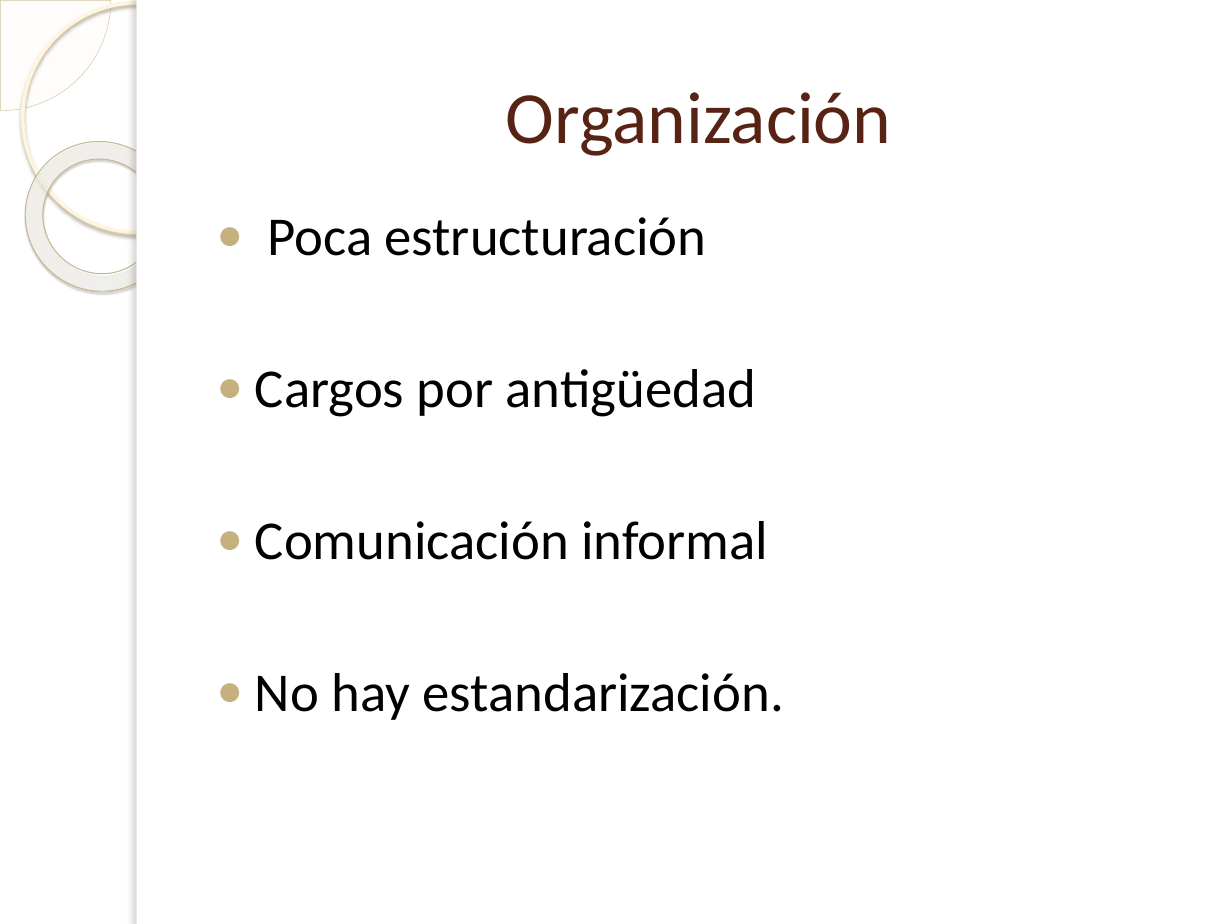
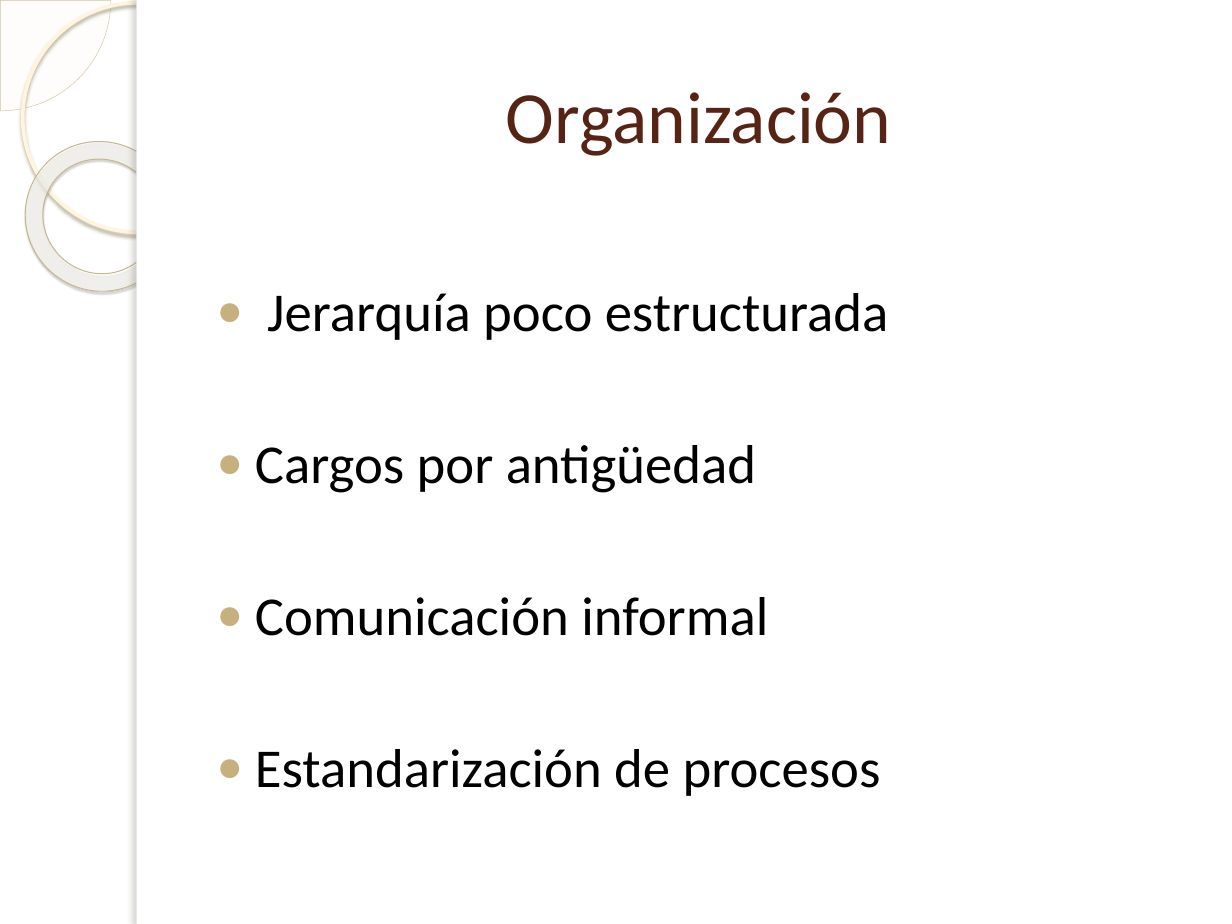
Before and after one commit to Bloodclot24/empresitas, a slide deck: slide 11 of Presentacion/Presentacion.ppsx (slide 5 before the commit). Drawn at 1232x924 pixels with LibreOffice and Linux fonts; fonts in the diff are those of the drawing; background and template pictures are left out. Boxes give left, top, right and bottom in pixels: in the first picture for what was removed or moved away, otherwise in the second. Text is boxed around its words. In the diff, an @@ line names an element or a change of style, - is before the commit and + after.

```diff
--- a/Presentacion/Presentacion.ppsx
+++ b/Presentacion/Presentacion.ppsx
@@ text at [267,293,889,340]: text changed @@
-● Poca estructuración
+● Jerarquía poco estructurada
@@ text at [255,749,881,796]: text changed @@
-● No hay estandarización.
+● Estandarización de procesos
```
Also in this commit, not shown: 10 other slides changed, 15 slides added, 1 slide removed, 5 other files.
